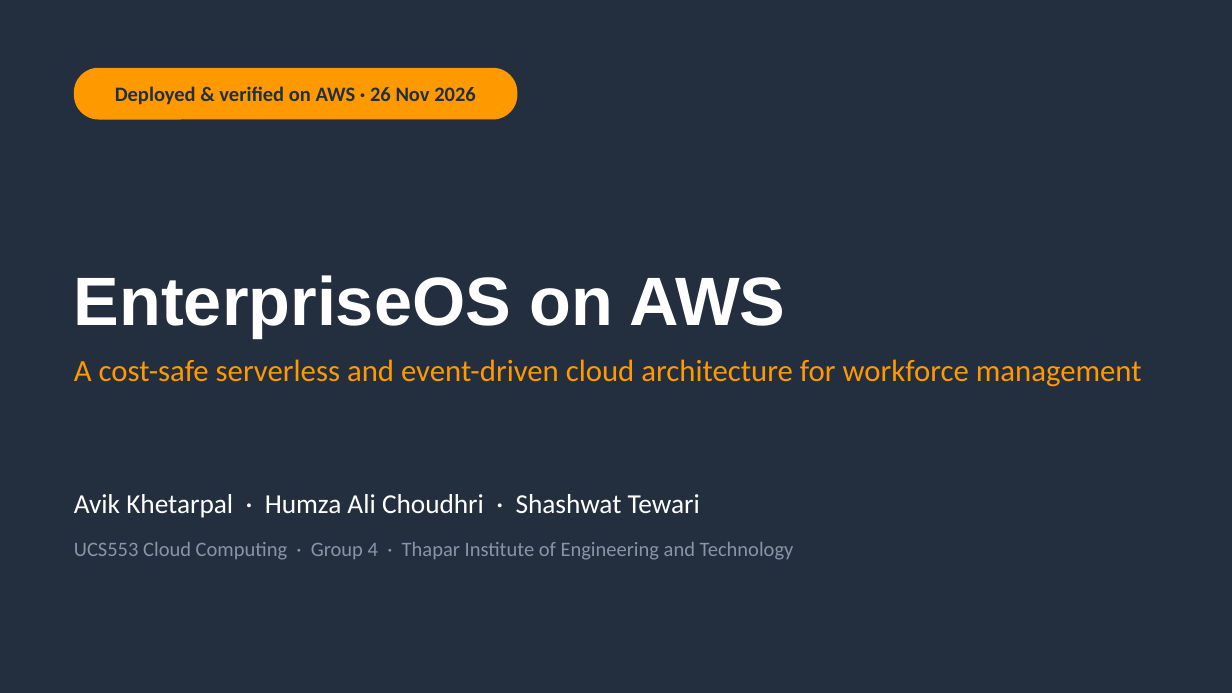
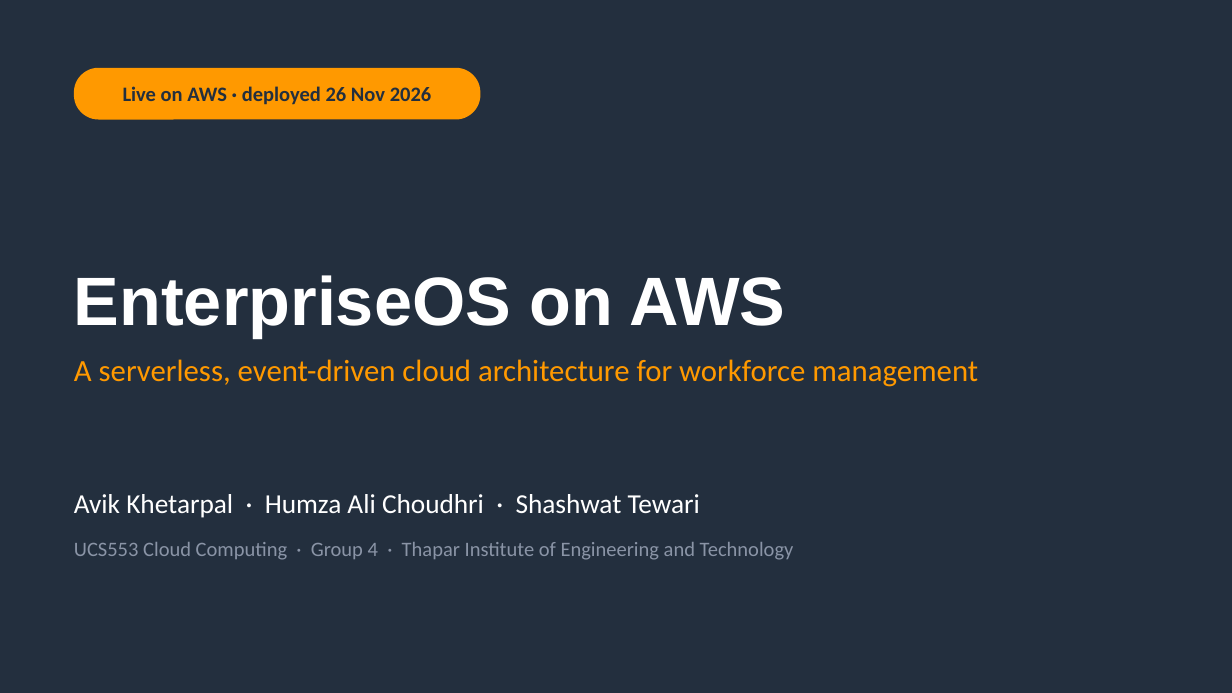
Before and after one commit to Ak7950/EnterpriseOS-AWS-Cloud, a slide deck: slide 1 of presentation/EnterpriseOS-AWS-Presentation.pptx. Drawn at 1232x693 pixels with LibreOffice and Linux fonts; fonts in the diff are those of the drawing. Boxes give left, top, right and bottom in pixels: in the first picture for what was removed or moved away, otherwise in the second. Text is boxed around its words. In the diff, an @@ line names an element or a change of style, - is before the commit and + after.

```diff
--- a/presentation/EnterpriseOS-AWS-Presentation.pptx
+++ b/presentation/EnterpriseOS-AWS-Presentation.pptx
@@ rounded rectangle: place and size @@
-rounded rectangle at (74,68,517,120)
+rounded rectangle at (74,68,480,120)
@@ text at (123,86,432,105): text changed @@
-Deployed & verified on AWS · 26 Nov 2026
+Live on AWS · deployed 26 Nov 2026
@@ text at (74,359,978,387): text changed @@
-A cost-safe serverless and event-driven cloud architecture for workforce management
+A serverless, event-driven cloud architecture for workforce management
```
Also in this commit, not shown: 2 other slides changed, 10 slides added, 6 slides removed, 16 other files.
